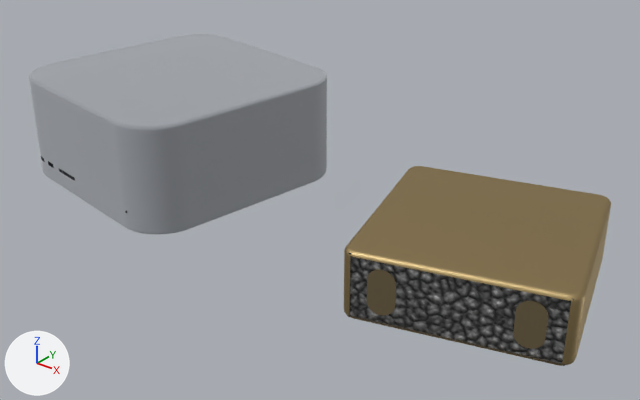
What one commit did to the glTF model render/gltf/oracles.glb.
Rendered twice from a 50 mm camera at (0.404, -0.483, 0.323) aimed at (0.019, -0.002, 0.025). Every picture has the same lights, and +X, +Y and +Z are marked at lower left. The first picture is the older version. Where no turn or scale is listed for an object, it has been applied to the vertices. Vertices at exactly the same position are counted once.

The first picture shows 'dgx-spark', 'dgx-spark-foam', 'mac-studio', 'tub', 'tub.001'.
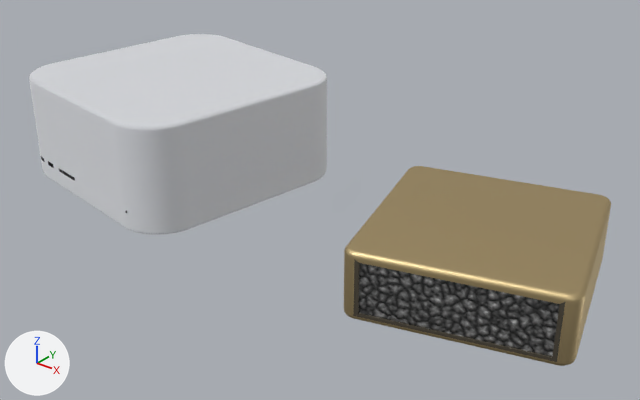
What differs and where, as boxes [x1, y1, x2, y2] in the pictures (640 x 400 px; the box of a moved part takes in the faces that stretch with it):
```json
{"object": "mac-studio", "change": "recoloured", "before": [29, 34, 327, 234], "after": [29, 34, 327, 234], "on screen": "light grey to white"}
{"object": "dgx-spark", "change": "recoloured, reshaped", "before": [344, 166, 611, 366], "after": [344, 166, 611, 366]}
{"object": "tub.001", "change": "recoloured", "before": [513, 301, 548, 349], "after": [513, 301, 548, 349]}
{"object": "tub", "change": "recoloured", "before": [367, 270, 396, 315], "after": [367, 270, 396, 315]}
{"part": 1, "of": "me_dgx_spark", "change": "moved or reshaped", "before": [344, 251, 571, 364], "after": [344, 251, 571, 364]}
```

Scene script edits in JSON lines:
```json
{"op": "set", "path": "mat_mac_blasted_alu.base_color", "old": "(0.58, 0.6, 0.63)", "new": "(0.86, 0.87, 0.89)", "note": "light grey #c8cbd0 -> white #eff0f2"}
{"op": "set", "path": "mat_spark_gold.base_color", "old": "(0.44, 0.33, 0.16)", "new": "(0.6, 0.47, 0.25)", "note": "brown #b19b6f -> beige #cbb689"}
{"op": "set", "path": "mat_tub_gold.base_color", "old": "(0.36, 0.28, 0.16)", "new": "(0.52, 0.4, 0.21)", "note": "beige #a2906f -> beige #bfaa7e"}
{"op": "set", "path": "mat_tub_gold_001.base_color", "old": "(0.36, 0.28, 0.16)", "new": "(0.52, 0.4, 0.21)", "note": "beige #a2906f -> beige #bfaa7e"}
{"block": "me_dgx_spark", "where": "# used by ob_dgx_spark; location = (0.1585, 0.0, 0.0)"}
{"op": "remove", "block": "me_dgx_spark", "code": "me_dgx_spark.from_pydata(...)  # 1230 vertices, 2456 faces; spans x -0.09..0.09, y -0.09..0.09, z 0.0..0.051"}
{"op": "add", "block": "me_dgx_spark", "code": "me_dgx_spark.from_pydata(...)  # 1232 vertices, 2460 faces; spans x -0.09..0.09, y -0.09..0.09, z 0.0..0.051"}
{"block": "me_dgx_spark", "change": "me_dgx_spark part 1: 39 vertices moved within x -0.054..0.085, y -0.09..-0.053, z 0.047; 70 vertices removed from x -0.048..0.086, y -0.09..-0.039, z 0.003..0.047; 72 vertices added at x -0.044..0.085, y -0.09..-0.041, z 0.004..0.047"}
```
